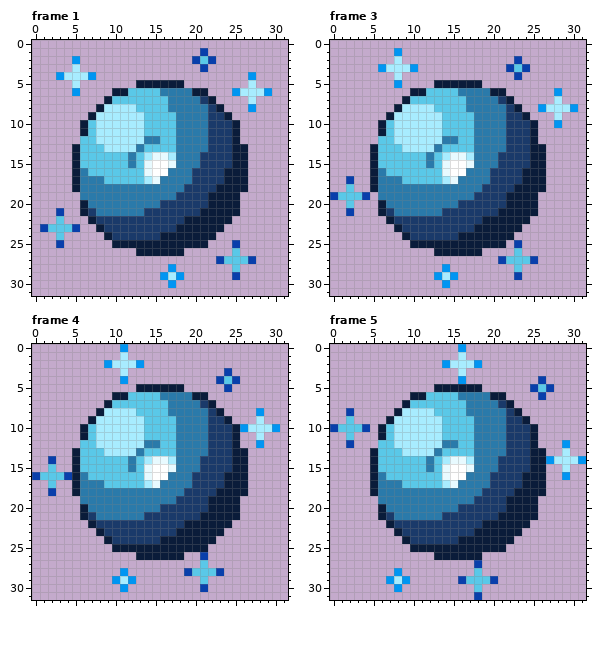
Pixel-art file: imgs/moon_eclipse_idle_strip.aseprite. The picture above is the old version.
32x32 pixels, 50 frames. Shown: frame 1, frame 3, frame 4, frame 5. The commit also changed other frames, which this record leaves out.
The result:
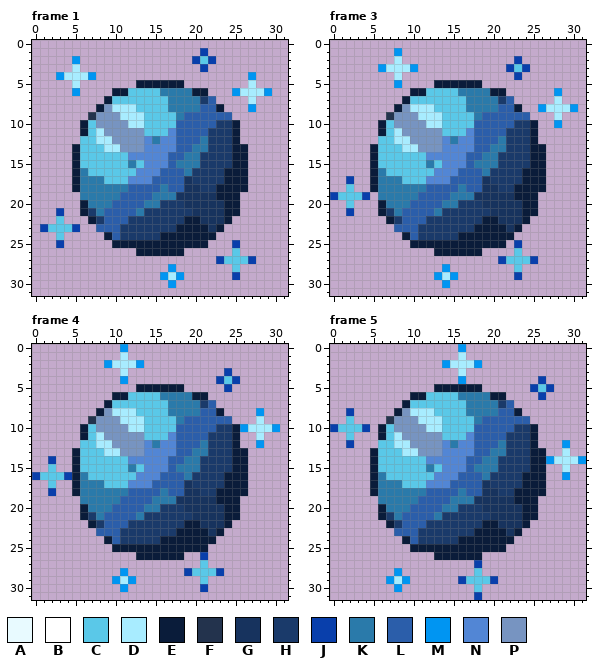
Palette (. is transparent): A #e8faff  B #ffffff  C #5ac8e8  D #a8ecff  E #0a1c3a  F #23334d  G #17335e  H #1a3a6a  J #093fab  K #2a7aaa  L #2b5eaa  M #0095f2  N #5286d5  P #7794c1
Author's note on the commit: finished moon animation
The edit:
--- frame 1, layer "Sprite Sheet"
@@ x 5..26 @@
  6 M....EECCCCKKKKEE...MD
- 7 ....ECCCCCCCKKKKHE....
- 8 ...EDDDDCCCCKKKKKHE...
- 9 ..EDDDDDDCCCCKKKKHHE..
-10 .ECDDDDDDCCCCKKKKHHHE.
-11 .ECDDDDDDCCCCKKKKHHHE.
-12 .CCDDDDDDKKCCKKKKHHHE.
-13 ECCCDDDDKCCCCKKKKHHHEE
-14 ECCCCCCKCDAADKKKHHHHEE
-15 ECCCCCCKCABBAKKKHHHHEE
-16 EKCCCCCCCABBKKKHHHHEEE
-17 EKKKCCCCCDAKKKKHHHHEEE
-18 EKKKKKKKKKKKKKHHHHEEEE
-19 .KKKKKKKKKKKKHHHHEEEE.
-20 .EKKKKKKKKKHHHHHHEEEE.
-21 .EHKKKKKKHHHHHHHEEEEE.
-22 ..EHHHHHHHHHHHEEEEEE..
-23 J..EHHHHHHHHHEEEEEE...
-24 ....EHHHHHHEEEEEEE....
+ 7 ....ECCCCCCCKKKKHL....
+ 8 ...EPDDDCCCCKKKKLLE...
+ 9 ..FPPPDDDCCCCKLLLLLL..
+10 .ECPPPPDDCCCCLLLLLHHE.
+11 .ECDPPPPPCCCNLLLLHHHE.
+12 .CCDDPPPPNKNNLLLKHHHE.
+13 ECCCDDPPPNNNNLLKKHHHEE
+14 ECCCCCCNNNNNLLKKHHHHEE
+15 ECCCCCCKCNNNLKKKHHHHEE
+16 EKCCCCCCNNNLLLKHHHHEEE
+17 EKKKCCCNNNLLLLGHHHHEEE
+18 EKKKKKKLLLLKLLGGHHEEEE
+19 .KKKKKLLLLKKKGGGGGEEE.
+20 .EKKKLLLLKKHHHGGGGGEE.
+21 .EHKLLLLKHHHHHHGGGGEE.
+22 ..EHLLLHHHHHHHEEGGGE..
+23 J..LLLHHHHHHHEEEEGE...
+24 ....ELHHHHHEEEEEEE....
 25 .....EEEEEEEEEEEE...J.
--- frame 3, layer "Sprite Sheet"
@@ x 5..26 @@
  6 .....EECCCCKKKKEE.....
- 7 ....ECCCCCCCKKKKHE....
- 8 ...EDDDDCCCCKKKKKHE..M
- 9 ..EDDDDDDCCCCKKKKHHE..
-10 .ECDDDDDDCCCCKKKKHHHE.
-11 .ECDDDDDDCCCCKKKKHHHE.
-12 .CCDDDDDDKKCCKKKKHHHE.
-13 ECCCDDDDKCCCCKKKKHHHEE
-14 ECCCCCCKCDAADKKKHHHHEE
-15 ECCCCCCKCABBAKKKHHHHEE
-16 EKCCCCCCCABBKKKHHHHEEE
-17 EKKKCCCCCDAKKKKHHHHEEE
-18 EKKKKKKKKKKKKKHHHHEEEE
-19 .KKKKKKKKKKKKHHHHEEEE.
-20 .EKKKKKKKKKHHHHHHEEEE.
-21 .EHKKKKKKHHHHHHHEEEEE.
-22 ..EHHHHHHHHHHHEEEEEE..
-23 ...EHHHHHHHHHEEEEEE...
-24 ....EHHHHHHEEEEEEE....
+ 7 ....ECCCCCCCKKKKHL....
+ 8 ...EPDDDCCCCKKKKLLE..M
+ 9 ..FPPPDDDCCCCKLLLLLL..
+10 .ECPPPPDDCCCCLLLLLHHE.
+11 .ECDPPPPPCCCNLLLLHHHE.
+12 .CCDDPPPPNKNNLLLKHHHE.
+13 ECCCDDPPPNNNNLLKKHHHEE
+14 ECCCCCCNNNNNLLKKHHHHEE
+15 ECCCCCCKCNNNLKKKHHHHEE
+16 EKCCCCCCNNNLLLKHHHHEEE
+17 EKKKCCCNNNLLLLGHHHHEEE
+18 EKKKKKKLLLLKLLGGHHEEEE
+19 .KKKKKLLLLKKKGGGGGEEE.
+20 .EKKKLLLLKKHHHGGGGGEE.
+21 .EHKLLLLKHHHHHHGGGGEE.
+22 ..EHLLLHHHHHHHEEGGGE..
+23 ...LLLHHHHHHHEEEEGE...
+24 ....ELHHHHHEEEEEEE....
 25 .....EEEEEEEEEEEE.J...
--- frame 4, layer "Sprite Sheet"
@@ x 5..26 @@
  6 .....EECCCCKKKKEE.....
- 7 ....ECCCCCCCKKKKHE....
- 8 ...EDDDDCCCCKKKKKHE...
- 9 ..EDDDDDDCCCCKKKKHHE..
-10 .ECDDDDDDCCCCKKKKHHHEM
-11 .ECDDDDDDCCCCKKKKHHHE.
-12 .CCDDDDDDKKCCKKKKHHHE.
-13 ECCCDDDDKCCCCKKKKHHHEE
-14 ECCCCCCKCDAADKKKHHHHEE
-15 ECCCCCCKCABBAKKKHHHHEE
-16 EKCCCCCCCABBKKKHHHHEEE
-17 EKKKCCCCCDAKKKKHHHHEEE
-18 EKKKKKKKKKKKKKHHHHEEEE
-19 .KKKKKKKKKKKKHHHHEEEE.
-20 .EKKKKKKKKKHHHHHHEEEE.
-21 .EHKKKKKKHHHHHHHEEEEE.
-22 ..EHHHHHHHHHHHEEEEEE..
-23 ...EHHHHHHHHHEEEEEE...
-24 ....EHHHHHHEEEEEEE....
+ 7 ....ECCCCCCCKKKKHL....
+ 8 ...EPDDDCCCCKKKKLLE...
+ 9 ..FPPPDDDCCCCKLLLLLL..
+10 .ECPPPPDDCCCCLLLLLHHEM
+11 .ECDPPPPPCCCNLLLLHHHE.
+12 .CCDDPPPPNKNNLLLKHHHE.
+13 ECCCDDPPPNNNNLLKKHHHEE
+14 ECCCCCCNNNNNLLKKHHHHEE
+15 ECCCCCCKCNNNLKKKHHHHEE
+16 EKCCCCCCNNNLLLKHHHHEEE
+17 EKKKCCCNNNLLLLGHHHHEEE
+18 EKKKKKKLLLLKLLGGHHEEEE
+19 .KKKKKLLLLKKKGGGGGEEE.
+20 .EKKKLLLLKKHHHGGGGGEE.
+21 .EHKLLLLKHHHHHHGGGGEE.
+22 ..EHLLLHHHHHHHEEGGGE..
+23 ...LLLHHHHHHHEEEEGE...
+24 ....ELHHHHHEEEEEEE....
 25 .....EEEEEEEEEEEE.....
--- frame 5, layer "Sprite Sheet"
@@ x 5..26 @@
  6 .....EECCCCKKKKEE....J
- 7 ....ECCCCCCCKKKKHE....
- 8 ...EDDDDCCCCKKKKKHE...
- 9 ..EDDDDDDCCCCKKKKHHE..
-10 .ECDDDDDDCCCCKKKKHHHE.
-11 .ECDDDDDDCCCCKKKKHHHE.
-12 .CCDDDDDDKKCCKKKKHHHE.
-13 ECCCDDDDKCCCCKKKKHHHEE
-14 ECCCCCCKCDAADKKKHHHHEE
-15 ECCCCCCKCABBAKKKHHHHEE
-16 EKCCCCCCCABBKKKHHHHEEE
-17 EKKKCCCCCDAKKKKHHHHEEE
-18 EKKKKKKKKKKKKKHHHHEEEE
-19 .KKKKKKKKKKKKHHHHEEEE.
-20 .EKKKKKKKKKHHHHHHEEEE.
-21 .EHKKKKKKHHHHHHHEEEEE.
-22 ..EHHHHHHHHHHHEEEEEE..
-23 ...EHHHHHHHHHEEEEEE...
-24 ....EHHHHHHEEEEEEE....
+ 7 ....ECCCCCCCKKKKHL....
+ 8 ...EPDDDCCCCKKKKLLE...
+ 9 ..FPPPDDDCCCCKLLLLLL..
+10 .ECPPPPDDCCCCLLLLLHHE.
+11 .ECDPPPPPCCCNLLLLHHHE.
+12 .CCDDPPPPNKNNLLLKHHHE.
+13 ECCCDDPPPNNNNLLKKHHHEE
+14 ECCCCCCNNNNNLLKKHHHHEE
+15 ECCCCCCKCNNNLKKKHHHHEE
+16 EKCCCCCCNNNLLLKHHHHEEE
+17 EKKKCCCNNNLLLLGHHHHEEE
+18 EKKKKKKLLLLKLLGGHHEEEE
+19 .KKKKKLLLLKKKGGGGGEEE.
+20 .EKKKLLLLKKHHHGGGGGEE.
+21 .EHKLLLLKHHHHHHGGGGEE.
+22 ..EHLLLHHHHHHHEEGGGE..
+23 ...LLLHHHHHHHEEEEGE...
+24 ....ELHHHHHEEEEEEE....
 25 .....EEEEEEEEEEEE.....
Boxes around the changes in both pictures, in picture pixels (x1, y1, x2, y2):
changed: (88, 96, 232, 240)
changed: (386, 96, 530, 240)
changed: (88, 400, 232, 544)
changed: (386, 400, 530, 544)
